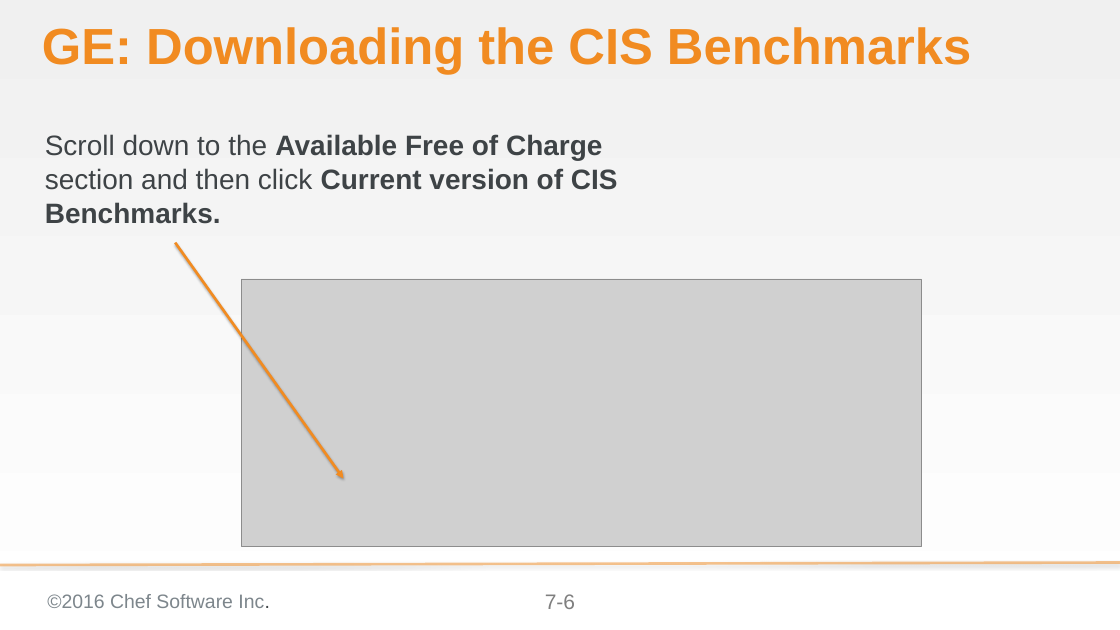
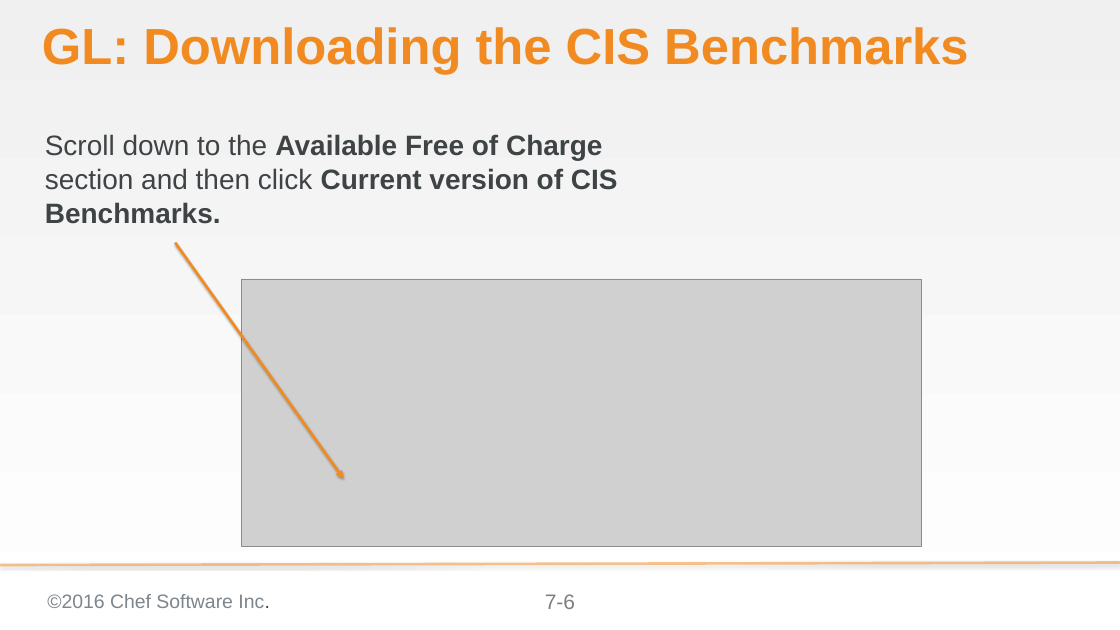
Before and after one commit to bchamby/chef-compliance-installation-configuration-operation, a slide deck: slide 6 of 07-compliance-frameworks-inspec.pptx. Drawn at 1120x630 pixels with LibreOffice and Linux fonts; fonts in the diff are those of the drawing; grey boxes stand for pictures; background and template pictures are left out. Boxes give left, top, right and bottom in pixels: in the first picture for what was removed or moved away, otherwise in the second. Text is boxed around its words. In the diff, an @@ line names an element or a change of style, - is before the commit and + after.

```diff
--- a/07-compliance-frameworks-inspec.pptx
+++ b/07-compliance-frameworks-inspec.pptx
@@ title at bbox=[42, 27, 968, 75]: text changed @@
-GE: Downloading the CIS Benchmarks
+GL: Downloading the CIS Benchmarks
```
Also in this commit, not shown: 33 other slides changed, 2 other files.
